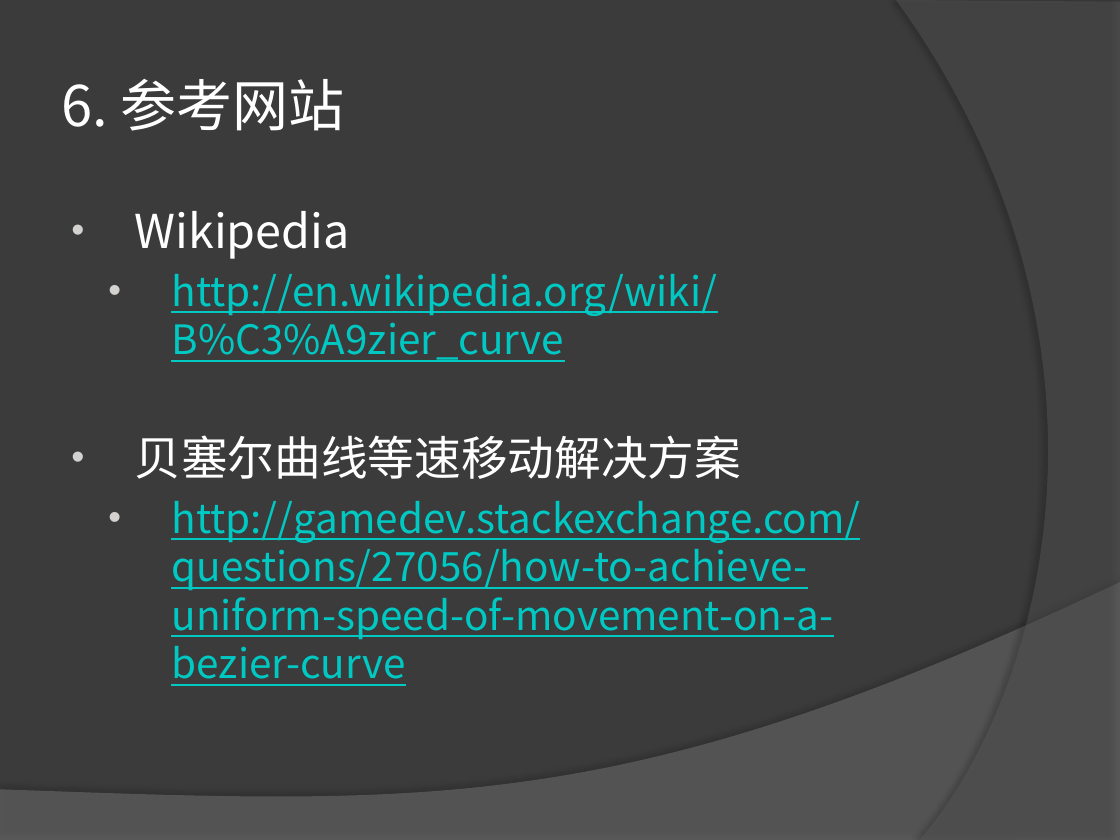
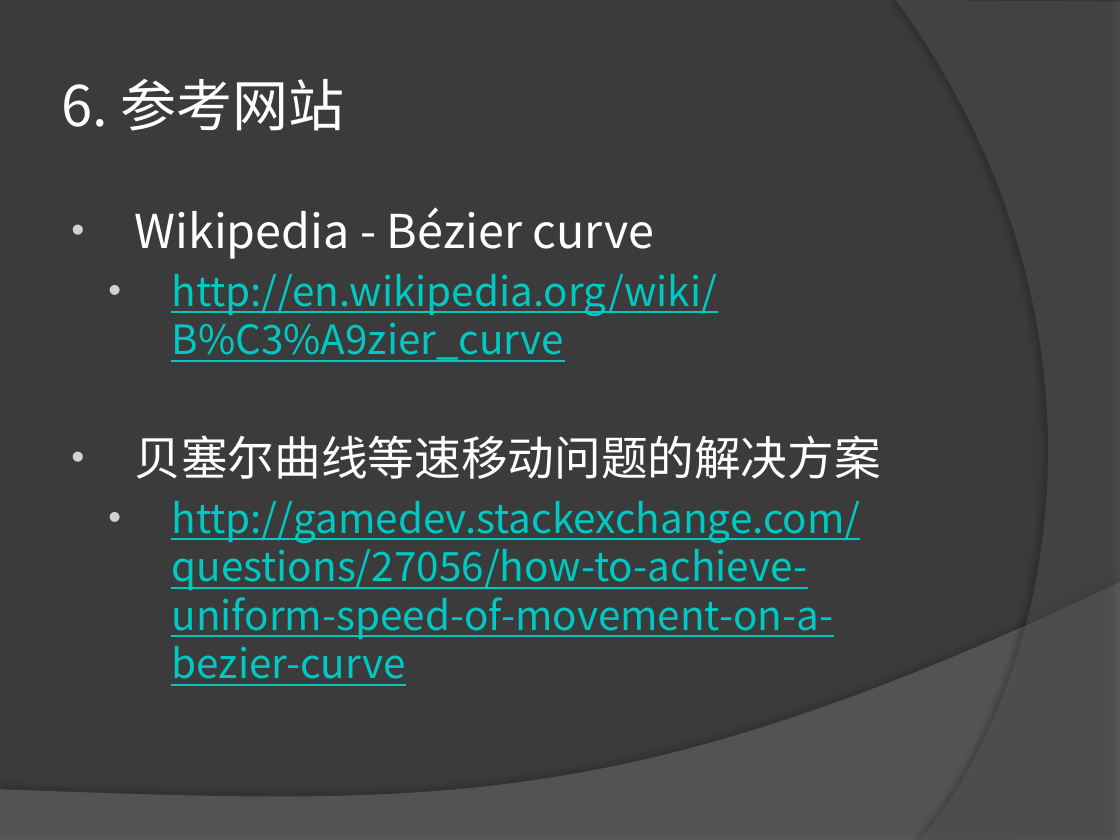
Before and after one commit to LEAVESZJ/BezierCurve, a slide deck: slide 11 of PPT/关于贝塞尔曲线等速移动问题的说明.pptx. Drawn at 1120x840 pixels with LibreOffice and Linux fonts; fonts in the diff are those of the drawing. Boxes give left, top, right and bottom in pixels: in the first picture for what was removed or moved away, otherwise in the second. Text is boxed around its words. In the diff, an @@ line names an element or a change of style, - is before the commit and + after.

```diff
--- a/PPT/关于贝塞尔曲线等速移动问题的说明.pptx
+++ b/PPT/关于贝塞尔曲线等速移动问题的说明.pptx
@@ text at [134,207,655,259]: text changed @@
-• Wikipedia
+• Wikipedia - Bézier curve
@@ text at [134,435,880,479]: text changed @@
-• 贝塞尔曲线等速移动解决方案
+• 贝塞尔曲线等速移动问题的解决方案
```
Also in this commit, not shown: 2 other slides changed.
